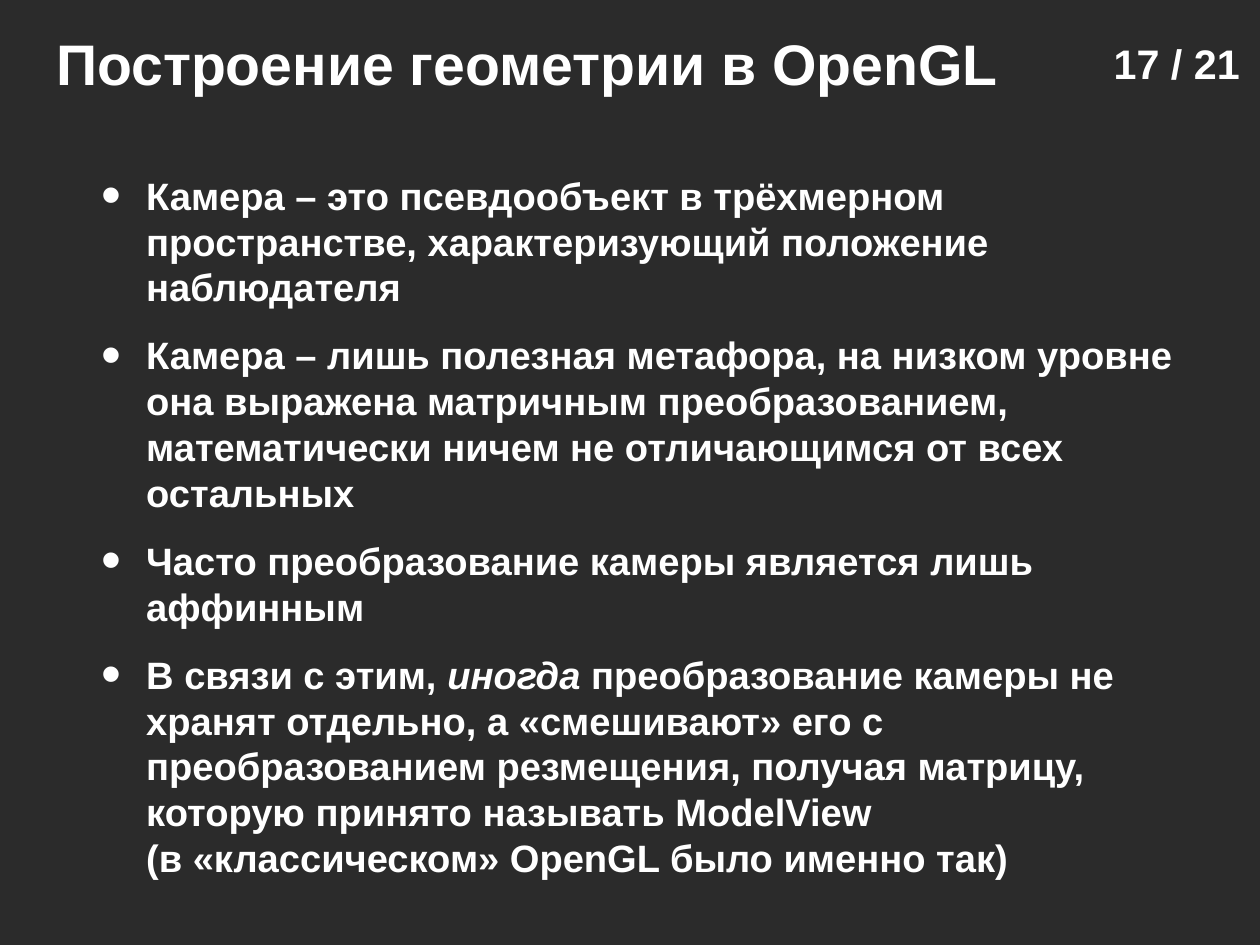
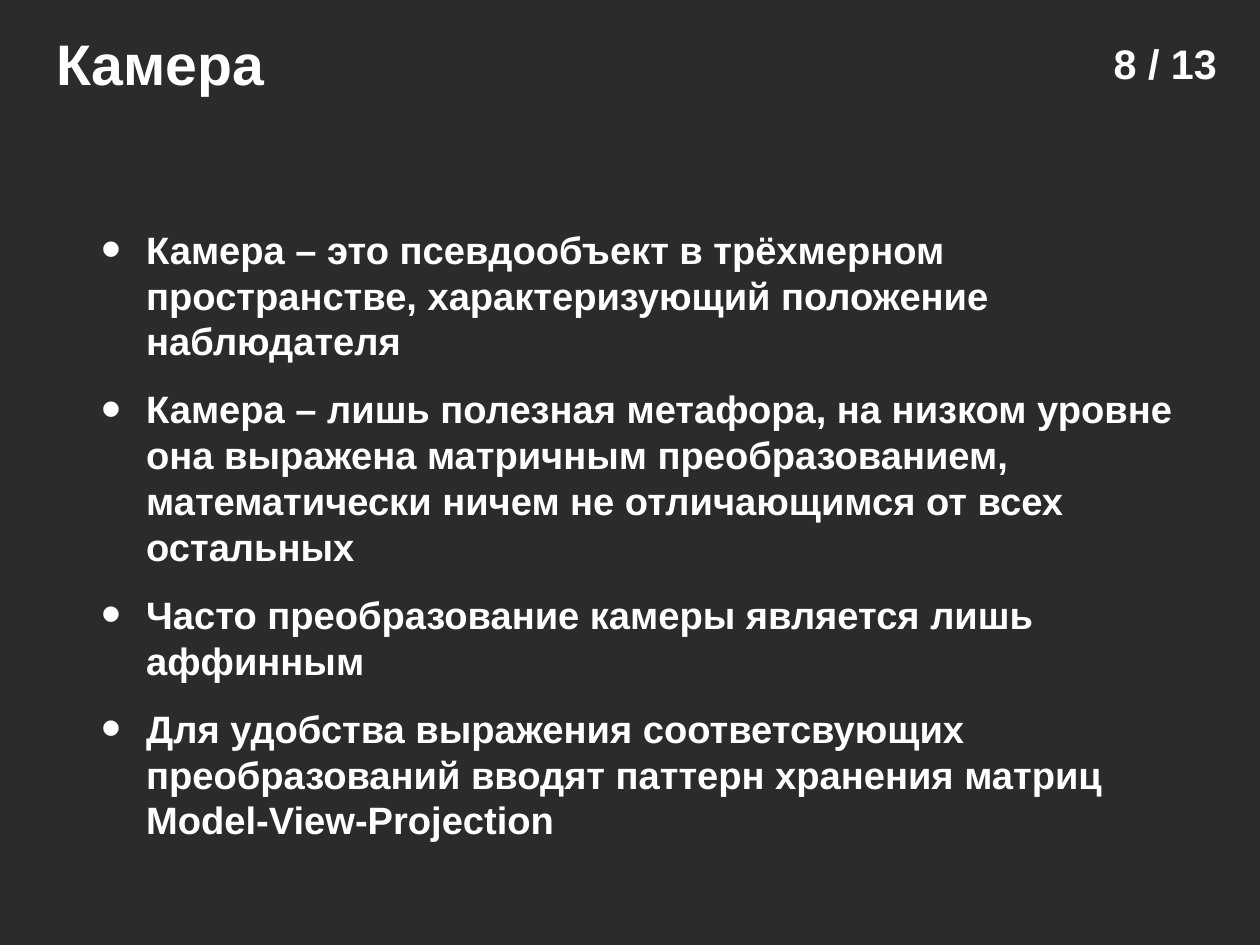
Before and after one commit to icosaeder/vr-lect, a slide deck: slide 8 of Лекции/Лекция 2/Лекция №2.odp (slide 17 before the commit). Drawn at 1260x945 pixels with LibreOffice and Linux fonts; fonts in the diff are those of the drawing; background and template pictures are left out; a plain dark background stands for a picture behind light text. Boxes give left, top, right and bottom in pixels: in the first picture for what was removed or moved away, otherwise in the second. Text is boxed around its words. In the diff, an @@ line names an element or a change of style, - is before the commit and + after.

```diff
--- a/Лекции/Лекция 2/Лекция №2.odp
+++ b/Лекции/Лекция 2/Лекция №2.odp
@@ text at [56, 45, 264, 96]: text changed @@
-Построение геометрии в OpenGL
+Камера
@@ page number at [1114, 50, 1217, 80]: text changed @@
-17 / 21
+8 / 13
@@ text "Камера – это псевдообъект в ...": place and size @@
-text "Камера – это псевдообъект в ..." at [146, 182, 1172, 834]
+text "Камера – это псевдообъект в ..." at [146, 236, 1172, 797]
@@ text at [146, 715, 1102, 797]: text changed @@
-• В связи с этим, иногда преобразование камеры не хранят отдельно, а «смешивают» его с преобразованием резмещения, получая матрицу, которую принято называть ModelView
-  (в «классическом» OpenGL было именно так)
+• Для удобства выражения соответсвующих преобразований вводят паттерн хранения матриц Model-View-Projection
```
Also in this commit, not shown: 3 other slides changed, 8 slides added, 16 slides removed, 2 other files.
